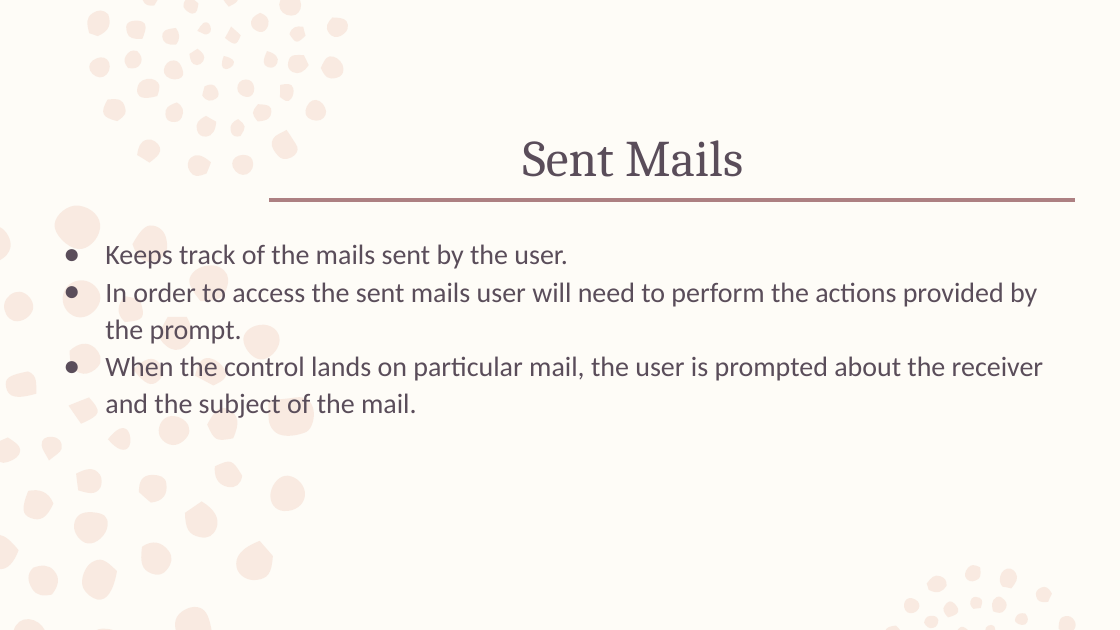
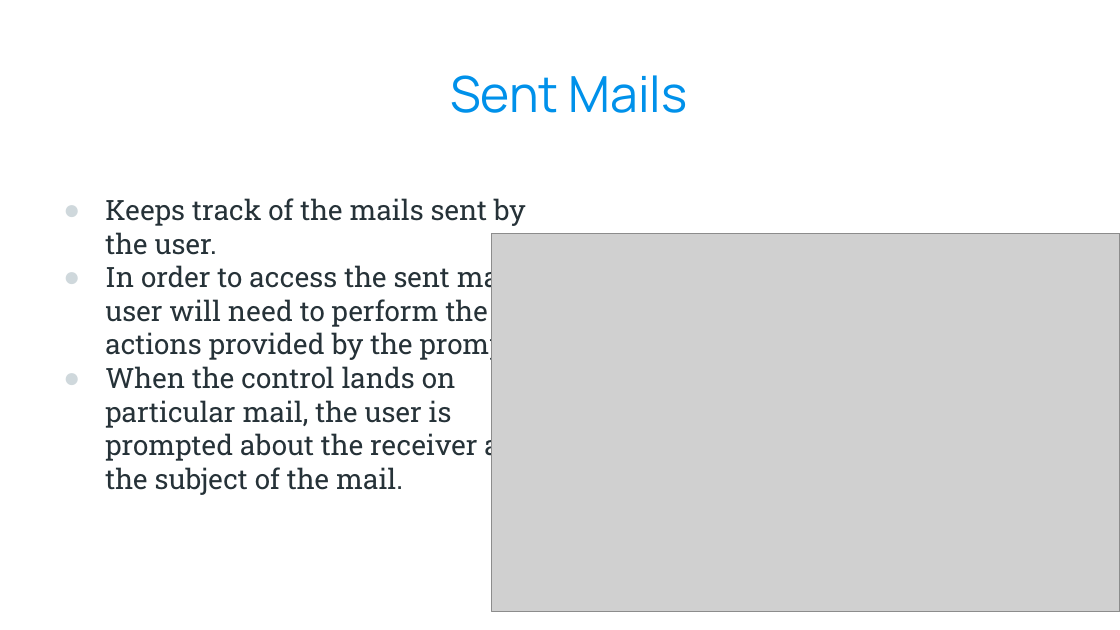
Before and after one commit to kazimsayed954/S5, a slide deck: slide 22 of Design Project/Voice Based Email System for the Visually Impaired 1.pptx (slide 18 before the commit). Drawn at 1120x630 pixels with LibreOffice and Linux fonts; fonts in the diff are those of the drawing; grey boxes stand for pictures; background and template pictures are left out. Boxes give left, top, right and bottom in pixels: in the first picture for what was removed or moved away, otherwise in the second. Text is boxed around its words. In the diff, an @@ line names an element or a change of style, - is before the commit and + after.

```diff
--- a/Design Project/Voice Based Email System for the Visually Impaired 1.pptx
+++ b/Design Project/Voice Based Email System for the Visually Impaired 1.pptx
@@ background #FEFCF7 to picture (left out) @@
@@ freeform shape removed at box(0, 0, 1076, 630) @@
@@ title "Sent Mails": place and size @@
-title "Sent Mails" at box(523, 140, 743, 177)
+title "Sent Mails" at box(450, 75, 688, 113)
@@ title "Sent Mails" at box(450, 75, 688, 113): size 33 to 32 pt, font Cambria to Manrope, text colour #5A4D5A to #0091EA; alignment left to centre; line spacing 0.99 to 1 @@
@@ text "Keeps track of the mails ...": place and size @@
-text "Keeps track of the mails ..." at box(105, 244, 1044, 418)
+text "Keeps track of the mails ..." at box(105, 198, 534, 495)
@@ text "Keeps track of the mails ..." at box(105, 198, 534, 495): font Calibri to Roboto Slab, text colour #5A4D5A to #263238; line spacing 1.11 to 1 @@
@@ line removed from (270, 199) to (1075, 199) @@
@@ picture added at box(492, 233, 1120, 612) @@
```
Also in this commit, not shown: 17 other slides changed, 7 slides added, 3 slides removed, 1 other file.
